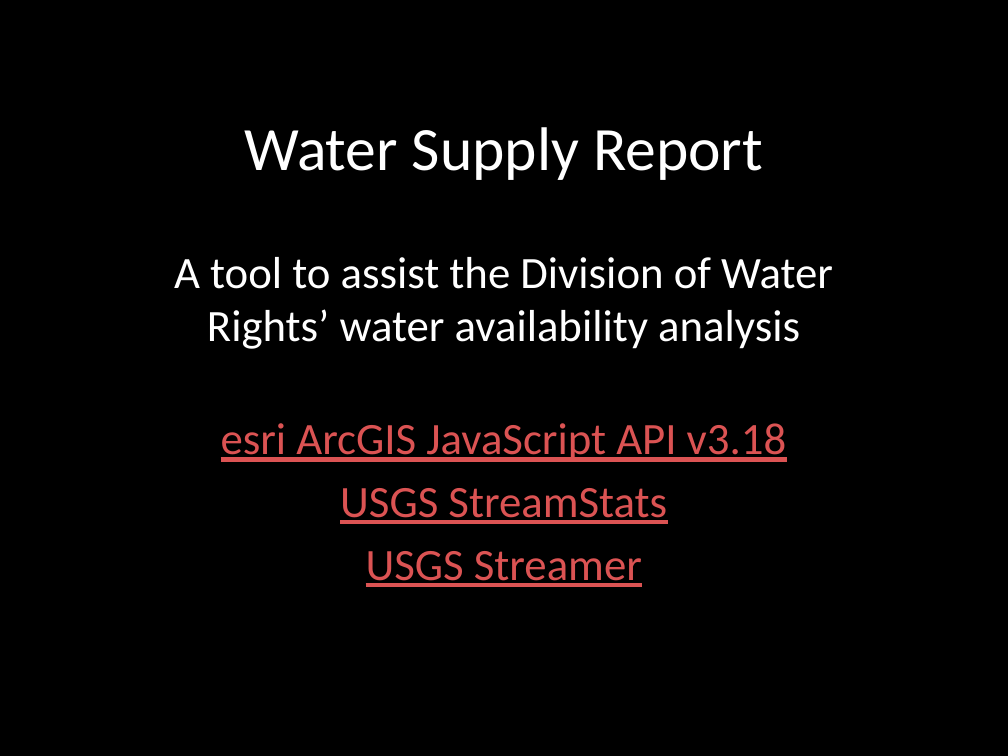
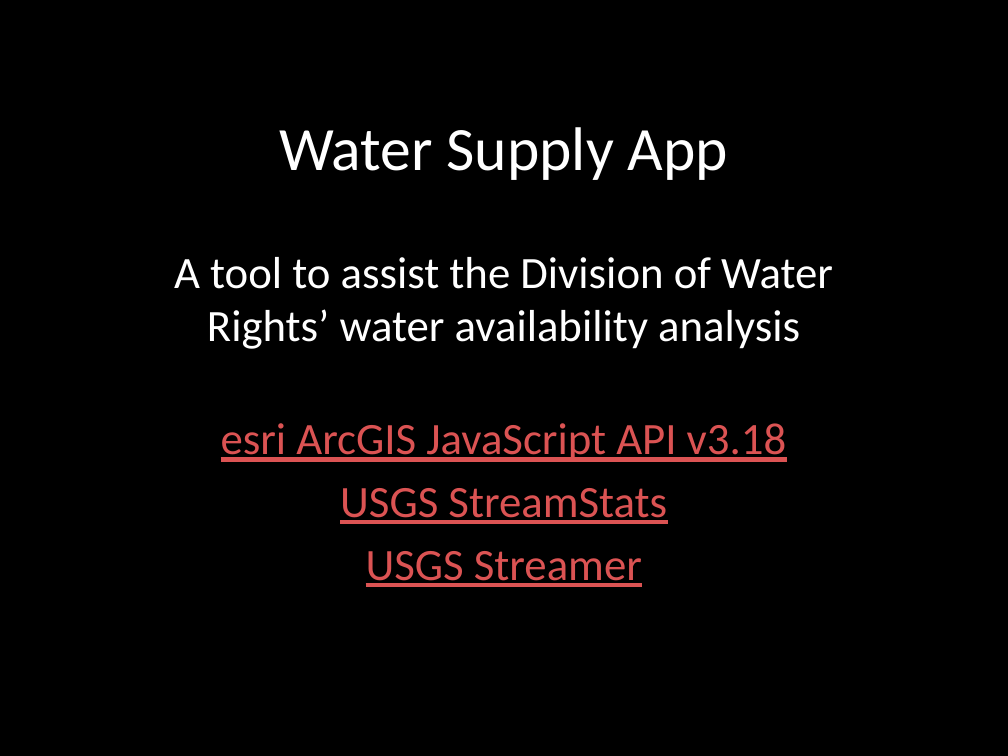
Before and after one commit to kyliepace/waterChallenge, a slide deck: slide 1 of presentation.pptx. Drawn at 1008x756 pixels with LibreOffice and Linux fonts; fonts in the diff are those of the drawing. Boxes give left, top, right and bottom in pixels: in the first picture for what was removed or moved away, otherwise in the second. Text is boxed around its words. In the diff, an @@ line names an element or a change of style, - is before the commit and + after.

```diff
--- a/presentation.pptx
+++ b/presentation.pptx
@@ title at bbox=[279, 127, 728, 180]: text changed @@
-Water Supply Report
+Water Supply App
```
Also in this commit, not shown: 1 other slide changed, 1 slide added, 2 other files.
